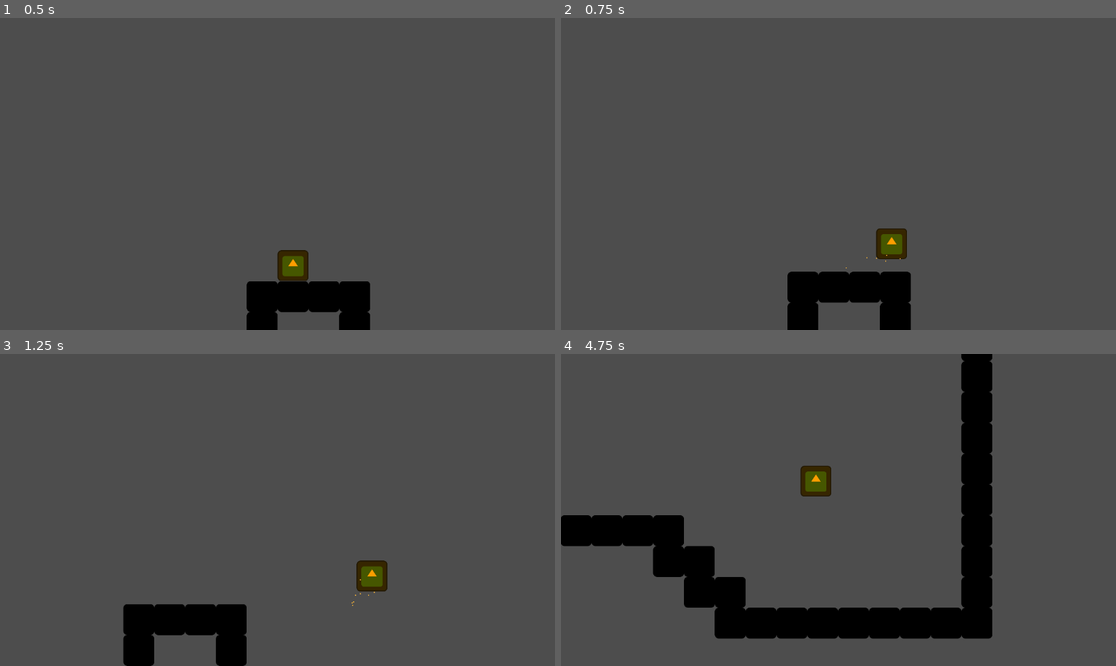
Above: before the commit, frames 1-4 (two rows, left to right).
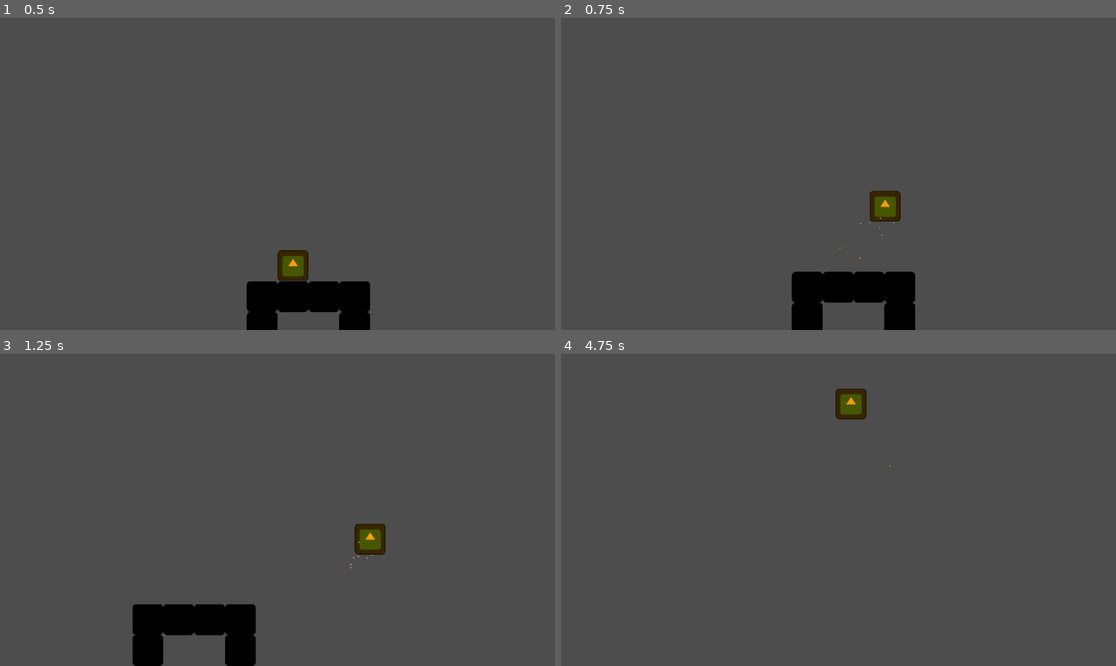
Above: after the commit, the same moments.

Repository: m3lon4rt/godot-proj
Game: Godot game, scene res://Scenes/Main.tscn
Same seed, same stepped clock (60 frames per second), same inputs: the game is played once before the commit and once after it. The engine's default icon, where the game draws it, is replaced by a stand-in: a white triangle on a blue panel in a dark square.
Inputs (mouse positions are in pixels of both pictures, inside the frame that each line leads up to):
- Up to frame 1 (0.5 s): no input
- Up to frame 2 (0.75 s): tap Enter (ui_accept) at 0.5 s; move the mouse to (960, 158) at 0.52 s; hold Right (ui_right) from 0.53 s (still down); hold Space (activate_flight) from 0.53 s (still down)
- Up to frame 3 (1.25 s): keep holding Right (ui_right); keep holding Space (activate_flight); tap Enter (ui_accept) at 0.77, 0.8, 1.07 s
- Up to frame 4 (4.75 s): move the mouse to (727, 525) at 1.27 s; release Space (activate_flight) at 1.28 s; tap Enter (ui_accept) at 1.35, 1.52, 1.82, 2.3, 3.02, 3.32, 3.6, 3.77, 4.07, 4.52 s; tap Space (activate_flight) at 1.55, 2.85, 4.35 s; move the mouse to (894, 441) at 2.02 s; release Right (ui_right) at 2.03 s; hold Left (ui_left) 2.03-2.78 s; hold Space (activate_flight) 2.03-2.78 s; move the mouse to (810, 572) at 2.77 s; hold Right (ui_right) 2.78-4.28 s; move the mouse to (1005, 556) at 3.52 s; move the mouse to (672, 463) at 4.27 s; hold Left (ui_left) from 4.28 s (still down)

Frame 1 is identical in both runs. In frame 2, 1.6% of the frame differs, in the area x 40-64%, y 55-100%; in frame 3, 2.2%; in frame 4, 15%, in the area x 0-78%, y 0-92%.

Commit message:
Modify Movement and Flight

Diff:
--- a/Scenes/Main.tscn
+++ b/Scenes/Main.tscn
@@ -267,4 +267,6 @@
 
 [node name="CharacterBody2D" parent="." instance=ExtResource("2_4ayb7")]
 position = Vector2(608, 160)
-wall_jumps = 2
+jumps = 10
+wall_jumps = 10
+fuel = 400
--- a/Scenes/Player.gd
+++ b/Scenes/Player.gd
@@ -1,7 +1,8 @@
 extends CharacterBody2D
 
 # Constants
-const SPEED = 300.0
+const SPEED = 75
+const MAX_SPEED = 300.0
 const JUMP_VELOCITY = -400.0
 
 # Get the gravity from the project settings to be synced with RigidBody nodes.
@@ -16,25 +17,42 @@
 # Exported variables can be assigned values from the Inspector >>>
 @export var jumps = 0 # num of jumps allowed
 @export var wall_jumps = 0 # num of wall jumps allowed
+@export var fuel = 0 # 1 - 100 should be fine
 @export var screen_shake = 1*0.15
 
-# Jump counters
-var jump = jumps
-var wall_jump = wall_jumps
+# Jump and Fuel counters
+var jump
+var wall_jump
+var fuel_count
+
+# Executes at start
+func _ready():
+	# Initialize counters
+	jump = jumps
+	wall_jump = wall_jumps
+	fuel_count = fuel
 
 # executes every physics step
 func _physics_process(delta):
-	print(flight_on)
+	# Debug messages
+	print("fuel: %d" % fuel_count)
+
 	# Stuff to do when on the floor/landing
 	if is_on_floor():
+		# Screenshake when landing
 		if !on_ground:
-			# Screenshake
 			get_node("Camera2D").trauma = screen_shake
 
+		# to check if player just landed
 		on_ground = true
-		#reset jump counters
+
+		# Reset jump acounters
 		jump = jumps
 		wall_jump = wall_jumps
+
+		# Replenish fuel
+		if fuel_count < fuel:
+			fuel_count += 2
 	else:
 		on_ground = false
 
@@ -47,41 +65,67 @@
 	# Handles Jump.
 	jumping(delta)
 
-	# Get the input direction and handle the movement/deceleration.
+	# Get the input direction and handle the movement.
 	# As good practice, you should replace UI actions with custom gameplay actions.
 	var direction = Input.get_axis("ui_left", "ui_right")
 	if direction:
-		velocity.x = direction * SPEED
+		velocity.x += direction * SPEED
 	else:
-		velocity.x = move_toward(velocity.x, 0, SPEED)
+		velocity.x += 0
+
+	# Slow down horizontal movement (friction)
+	if velocity.x > 10:
+		velocity.x -= 20
+	elif velocity.x < -10:
+		velocity.x += 20
+	else:
+		velocity.x = 0
+
+	# Limit speed of horizontal flight
+	if velocity.x < -MAX_SPEED:
+		velocity.x = -MAX_SPEED
+	elif velocity.x > MAX_SPEED:
+		velocity.x = MAX_SPEED
 
 	#physics
 	move_and_slide()
 
 # Function that handles flying
 func flying(delta):
-	if Input.is_action_pressed("activate_flight"):
+	if Input.is_action_pressed("activate_flight") and fuel_count > 0:
 		flight_on = true
-		wall_gravity = 0
-		gravity = 0
+		# Consume Fuel
+		fuel_count -= 1
 
-		velocity.x = 0
-		velocity.y = 0
+		# Slow down previous vertical movement (friction)
+		if velocity.y > 10:
+			velocity.y -= 20
+		elif velocity.y < -10:
+			velocity.y += 0
+		else:
+			velocity.y = 0
 
-	if Input.is_action_just_released("activate_flight"):
+		# Limit speed of vertical flight
+		if velocity.y < -MAX_SPEED:
+			velocity.y = -MAX_SPEED
+		elif velocity.y > MAX_SPEED - 100: # Slower speed when flying down so it feels natural
+			velocity.y = MAX_SPEED - 100
+
+	if Input.is_action_just_released("activate_flight") or fuel_count == 0:
 		flight_on = false
-		gravity = ProjectSettings.get_setting("physics/2d/default_gravity")
-		wall_gravity = ProjectSettings.get_setting("physics/2d/default_gravity")*0.20
 
 	if flight_on:
 		var vert_dir = Input.get_axis("ui_up","ui_down")
+		# Get the input direction and handle the movement.
 		if vert_dir:
-			velocity.y = vert_dir * SPEED
+			velocity.y += vert_dir * SPEED/4
 		else:
-			velocity.y = move_toward(velocity.y, 0, SPEED)
+			velocity.y += 0
 
+		# Particle emitter on
 		get_node("CPUParticles2D3").emitting = true
 	else:
+		# Particle emitter off
 		get_node("CPUParticles2D3").emitting = false
 
 # Function that handles jumping
@@ -91,7 +135,7 @@
 
 	# Jump
 	if Input.is_action_just_pressed("ui_accept") or Input.is_action_just_pressed("ui_up"):
-		if is_on_floor() and jump > 0 or jump > 0 and !is_wall_sliding:
+		if is_on_floor() and jump > 0 or jump > 0:
 			if !flight_on:
 				jump -= 1
 				velocity.y = JUMP_VELOCITY
@@ -110,7 +154,7 @@
 		# Screenshake and Particle Emitter
 		get_node("Camera2D").trauma = screen_shake
 		get_node("CPUParticles2D").emitting = true
-	if is_wall_sliding and Input.is_action_pressed("ui_left") and wall_jump > 0 and !get_node("RayCast2D").is_colliding():
+	if is_wall_sliding and Input.is_action_just_pressed("ui_left") and wall_jump > 0 and !get_node("RayCast2D").is_colliding():
 		wall_jump -= 1
 		velocity.y = JUMP_VELOCITY
 		# Screenshake and Particle emitter
@@ -132,6 +176,10 @@
 		velocity.y += wall_gravity * delta
 		velocity.y = min(velocity.y, wall_gravity)
 
+		# Replenish fuel
+		if fuel_count < fuel:
+			fuel_count += 1
+
 		# Particle emitter on
 		get_node("CPUParticles2D2").emitting = true
 	else:
